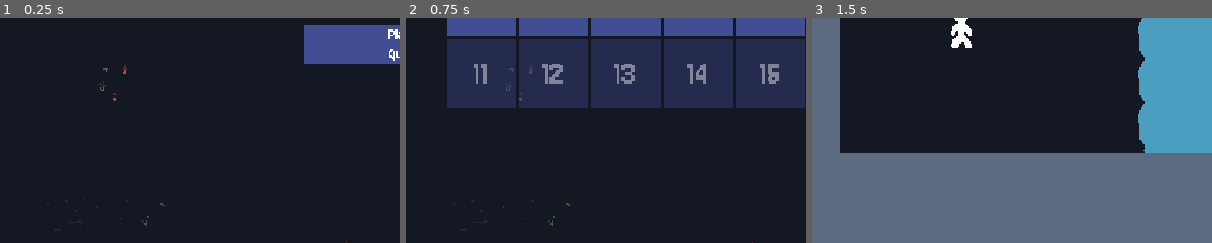
Above: before the commit, frames 1-3 (left to right).
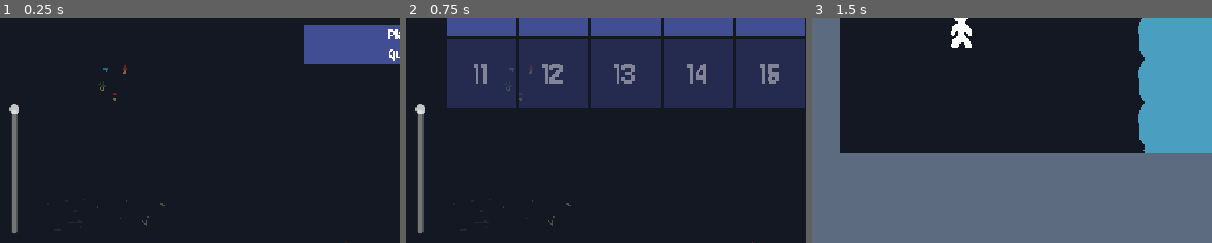
Above: after the commit, the same moments.

Repository: Lord-Dargon/Inkarnation
Game: Godot game, scene res://Scenes/main_menu.tscn
Same seed, same stepped clock (60 frames per second), same inputs: the game is played once before the commit and once after it.
Inputs:
- Up to frame 1 (0.25 s): no input
- Up to frame 2 (0.75 s): click "Play" at 0.5 s
- Up to frame 3 (1.5 s): click "1" at 1.25 s
The pictures show only the part of the screen within x 0-50%, y 50-100%; the shares and areas given below are measured in that part.

The runs differ from the first frame. In frame 1, 0.9% of the frame differs, in the area x 2-5%, y 38-96%; in frame 2, 0.9%; in frame 3, nothing differs.

Commit message:
Music make you lose control

Diff:
--- /dev/null
+++ b/Inkarnation/Scenes/Music_Slider.gd
@@ -0,0 +1,7 @@
+extends VSlider
+
+
+
+func _process(delta: float) -> void:
+	var db = linear_to_db(value)
+	AudioServer.set_bus_volume_db(AudioServer.get_bus_index("Master"), db)
--- a/Inkarnation/Scenes/main_menu.tscn
+++ b/Inkarnation/Scenes/main_menu.tscn
@@ -1,8 +1,10 @@
-[gd_scene load_steps=8 format=4 uid="uid://myedi2t62wb0"]
+[gd_scene load_steps=10 format=4 uid="uid://myedi2t62wb0"]
 
 [ext_resource type="Texture2D" uid="uid://bf5t4eooyby31" path="res://Assets/Art/Details_tileset.png" id="1_1ehe0"]
 [ext_resource type="Script" uid="uid://bvdmu0hslp8ur" path="res://Scripts/Level_Button.gd" id="1_28flt"]
 [ext_resource type="Script" uid="uid://cgwu88jqnsves" path="res://Scripts/title_menu.gd" id="1_48xlc"]
+[ext_resource type="AudioStream" uid="uid://csb5u2d034cwe" path="res://Assets/Sounds/Menu.wav" id="4_ce3w2"]
+[ext_resource type="Script" uid="uid://cq31ywitmqmed" path="res://Scenes/Music_Slider.gd" id="5_n45e2"]
 
 [sub_resource type="TileSetAtlasSource" id="TileSetAtlasSource_ce3w2"]
 texture = ExtResource("1_1ehe0")
@@ -233,6 +235,23 @@
 text = "15"
 script = ExtResource("1_28flt")
 level = 15
+
+[node name="AudioStreamPlayer2D" type="AudioStreamPlayer2D" parent="."]
+stream = ExtResource("4_ce3w2")
+volume_db = -5.0
+autoplay = true
+
+[node name="VSlider" type="VSlider" parent="."]
+layout_mode = 0
+offset_left = 12.0
+offset_top = 447.0
+offset_right = 28.0
+offset_bottom = 634.0
+max_value = 1.0
+step = 0.01
+value = 1.0
+scrollable = false
+script = ExtResource("5_n45e2")
 
 [connection signal="pressed" from="Title_Menu/Title/PlayButton" to="Title_Menu" method="play_button_pressed"]
 [connection signal="pressed" from="Title_Menu/Title/QuitButton" to="Title_Menu" method="quit_button_pressed"]
--- /dev/null
+++ b/Inkarnation/default_bus_layout.tres
@@ -0,0 +1,3 @@
+[gd_resource type="AudioBusLayout" format=3 uid="uid://c20gat1v7p20k"]
+
+[resource]
Not shown, added: Inkarnation/Assets/Sounds/Cheer.wav.import
Not shown, added: Inkarnation/Assets/Sounds/Death.wav.import
Not shown, added: Inkarnation/Assets/Sounds/Menu.wav.import
Not shown, added: Inkarnation/Scenes/Music_Slider.gd.uid
Not shown, added: Inkarnation/Assets/Sounds/Beat 3.m4a
Not shown, added: Inkarnation/Assets/Sounds/Cheer.wav
Not shown, added: Inkarnation/Assets/Sounds/Death.wav
Not shown, added: Inkarnation/Assets/Sounds/Menu.wav
